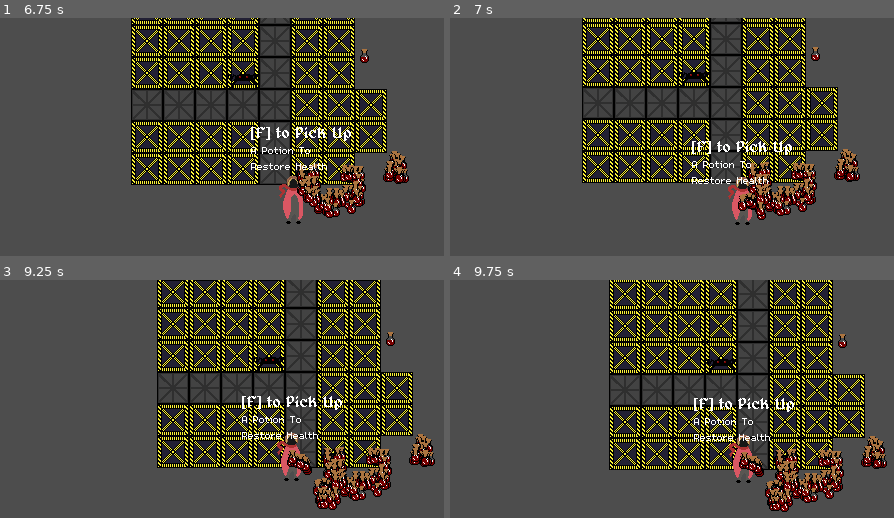
Above: before the commit, frames 1-4 (two rows, left to right).
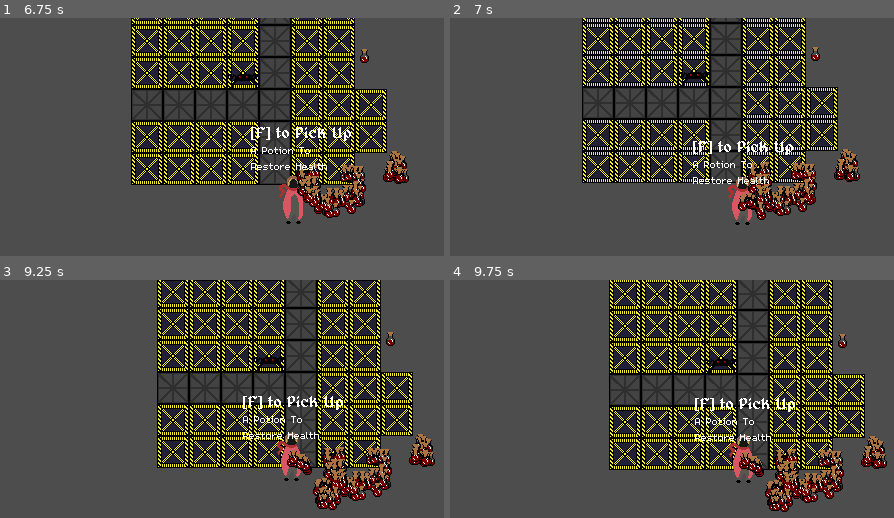
Above: after the commit, the same moments.

Repository: ArmanAmeri/9-Days-To-Live
Game: Godot game, scene res://Scenes/Main/scene_manager.tscn
The game is run twice, just before and just after one commit, with the same random seed, the same clock (stepped at 60 frames per second) and the same inputs.
Inputs:
- Up to frame 1 (6.75 s): hold A (a) 0.53-1.28 s; tap Space (ui_select) at 0.77, 1.52, 3.02, 3.77, 4.52, 6.02 s; tap D (d) at 0.8, 1.35, 4.55 s; tap E (e) at 1.55, 5.3, 5.85 s; hold E (e) 2.03-2.78 s; tap S (s) at 2.3, 2.85, 6.05 s; tap W (w) at 3.05 s; hold W (w) 3.53-4.28 s; tap A (a) at 3.8, 4.35 s; hold D (d) 5.03-5.78 s; tap Enter at 5.75 s; hold F (interact) from 6.53 s (still down)
- Up to frame 2 (7 s): keep holding F (interact); tap Space (ui_select) at 6.77 s; tap W (w) at 6.8 s
- Up to frame 3 (9.25 s): release F (interact) at 7.28 s; tap S (s) at 7.35 s; tap Space (ui_select) at 7.52, 9.02 s; tap A (a) at 7.55, 8.85 s; hold W (w) 8.03-8.78 s; tap D (d) at 8.3 s; tap E (e) at 9.05 s
- Up to frame 4 (9.75 s): hold D (d) from 9.53 s (still down)

Frame 1 is identical in both runs. In frame 2, 0.7% of the frame differs, in the area x 54-78%, y 51-79%; in frame 3, 0.7%; in frame 4, 0.7%, in the area x 54-78%, y 33-94%.

Commit message:
added temp attack again

Diff:
--- a/Scenes/Components/temp_attack.tscn
+++ b/Scenes/Components/temp_attack.tscn
@@ -6,8 +6,12 @@
 radius = 70.0
 
 [node name="tempAttack" type="Area2D" node_paths=PackedStringArray("attack")]
+collision_layer = 0
+collision_mask = 2
 script = ExtResource("1_nvf8i")
 attack = NodePath("CollisionShape2D")
 
 [node name="CollisionShape2D" type="CollisionShape2D" parent="."]
 shape = SubResource("CircleShape2D_d470w")
+
+[connection signal="body_entered" from="." to="." method="_on_body_entered"]
--- a/Scenes/Player/player.tscn
+++ b/Scenes/Player/player.tscn
@@ -1,15 +1,15 @@
-[gd_scene load_steps=16 format=3 uid="uid://bnm134g8irktv"]
+[gd_scene load_steps=16 format=3 uid="uid://wv3abl31ronq"]
 
 [ext_resource type="Texture2D" uid="uid://1ach5mskwlu7" path="res://Assets/Sprites/Characters/playerTestSprite.png" id="1_cmar5"]
 [ext_resource type="Script" path="res://Scripts/Player/player.gd" id="1_e3qtb"]
 [ext_resource type="PackedScene" uid="uid://c5w2f44wlbeyd" path="res://Scenes/Components/health_component.tscn" id="2_54ccj"]
 [ext_resource type="PackedScene" uid="uid://dufp4cjrdgk4t" path="res://Scenes/Components/movement_component.tscn" id="3_vwc2x"]
-[ext_resource type="Script" path="res://Scripts/Components/hitbox_component.gd" id="4_lx0ai"]
-[ext_resource type="PackedScene" path="res://Scenes/Components/input_component.tscn" id="6_1ifru"]
+[ext_resource type="PackedScene" uid="uid://brrw37x1774kf" path="res://Scenes/Components/hitbox_component.tscn" id="5_l6lgr"]
+[ext_resource type="PackedScene" uid="uid://c703gl1hq4m7n" path="res://Scenes/Components/input_component.tscn" id="6_1ifru"]
 [ext_resource type="PackedScene" uid="uid://b0anoxqhe5kra" path="res://Scenes/Components/inventory_component.tscn" id="7_5pc3l"]
-[ext_resource type="PackedScene" path="res://Scenes/Components/item_dropper_component.tscn" id="8_cnc68"]
+[ext_resource type="PackedScene" uid="uid://c3sdl7hy2hycs" path="res://Scenes/Components/item_dropper_component.tscn" id="8_cnc68"]
 [ext_resource type="Script" path="res://Data/drop_data.gd" id="9_4x7ob"]
-[ext_resource type="PackedScene" path="res://Scenes/Components/temp_attack.tscn" id="10_crxcs"]
+[ext_resource type="PackedScene" uid="uid://u4287d4s2fd2" path="res://Scenes/Components/temp_attack.tscn" id="10_crxcs"]
 
 [sub_resource type="Animation" id="Animation_p8ybc"]
 length = 0.4
@@ -36,8 +36,8 @@
 radius = 7.0
 height = 20.0
 
-[sub_resource type="CapsuleShape2D" id="CapsuleShape2D_86m0y"]
-height = 44.0
+[sub_resource type="CapsuleShape2D" id="CapsuleShape2D_cmhyr"]
+height = 48.0
 
 [sub_resource type="Resource" id="Resource_ie8nq"]
 script = ExtResource("9_4x7ob")
@@ -90,17 +90,14 @@
 [node name="MovementComponent" parent="." instance=ExtResource("3_vwc2x")]
 speed = 120.0
 
+[node name="HitboxComponent" parent="." instance=ExtResource("5_l6lgr")]
+
+[node name="CollisionShape2D" type="CollisionShape2D" parent="HitboxComponent"]
+shape = SubResource("CapsuleShape2D_cmhyr")
+
 [node name="InputComponent" parent="." instance=ExtResource("6_1ifru")]
 
 [node name="InventoryComponent" parent="." instance=ExtResource("7_5pc3l")]
-
-[node name="HitboxComponent" type="Area2D" parent="." node_paths=PackedStringArray("health_component")]
-script = ExtResource("4_lx0ai")
-health_component = NodePath("../HealthComponent")
-
-[node name="CollisionShape2D" type="CollisionShape2D" parent="HitboxComponent"]
-position = Vector2(0, 3)
-shape = SubResource("CapsuleShape2D_86m0y")
 
 [node name="ItemDropperComponent" parent="." instance=ExtResource("8_cnc68")]
 drops = Array[ExtResource("9_4x7ob")]([SubResource("Resource_ie8nq")])
--- a/Scripts/Classes/Attack.gd
+++ b/Scripts/Classes/Attack.gd
@@ -1,3 +1,4 @@
+extends Resource
 class_name Attack
 
 var attack_damage: int
--- a/Scripts/Components/temp_attack.gd
+++ b/Scripts/Components/temp_attack.gd
@@ -8,3 +8,7 @@
 		attack.disabled = false
 	else:
 		attack.disabled = true
+
+
+func _on_body_entered(body: Node2D) -> void:
+	body.damage()
Not shown: 1 places in Scenes/Enemies/enemy_test.tscn that only renumber resources
Not shown: 1 places in Scenes/Main/scene_manager.tscn that only renumber resources
Not shown: 1 places in Scenes/Templates/item_template.tscn that only renumber resources
